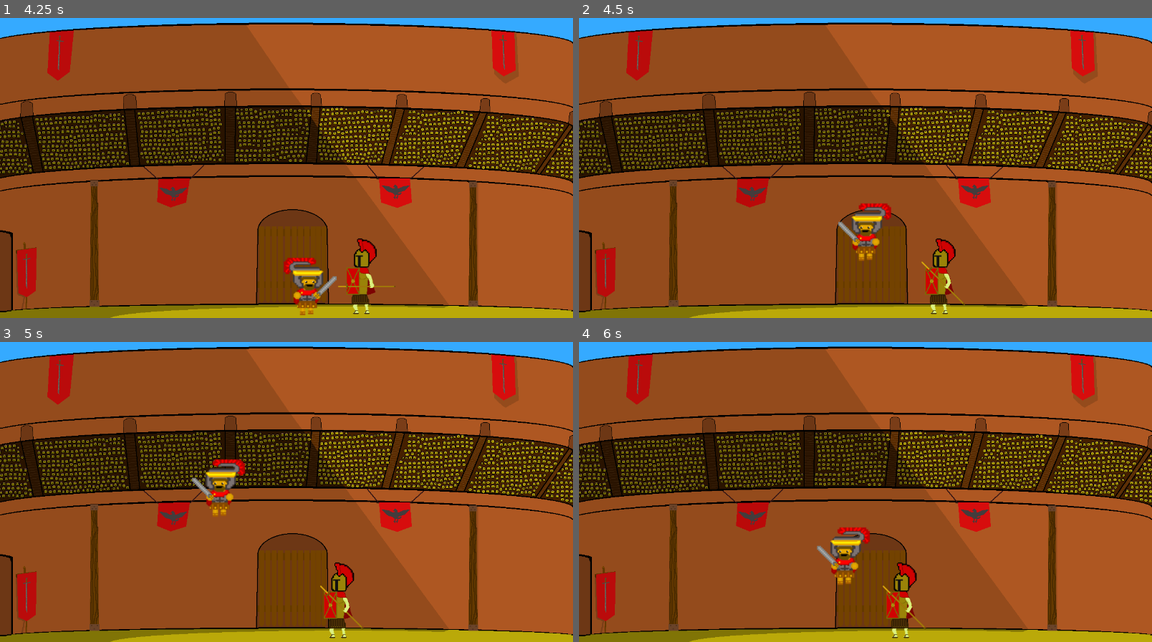
Above: before the commit, frames 1-4 (two rows, left to right).
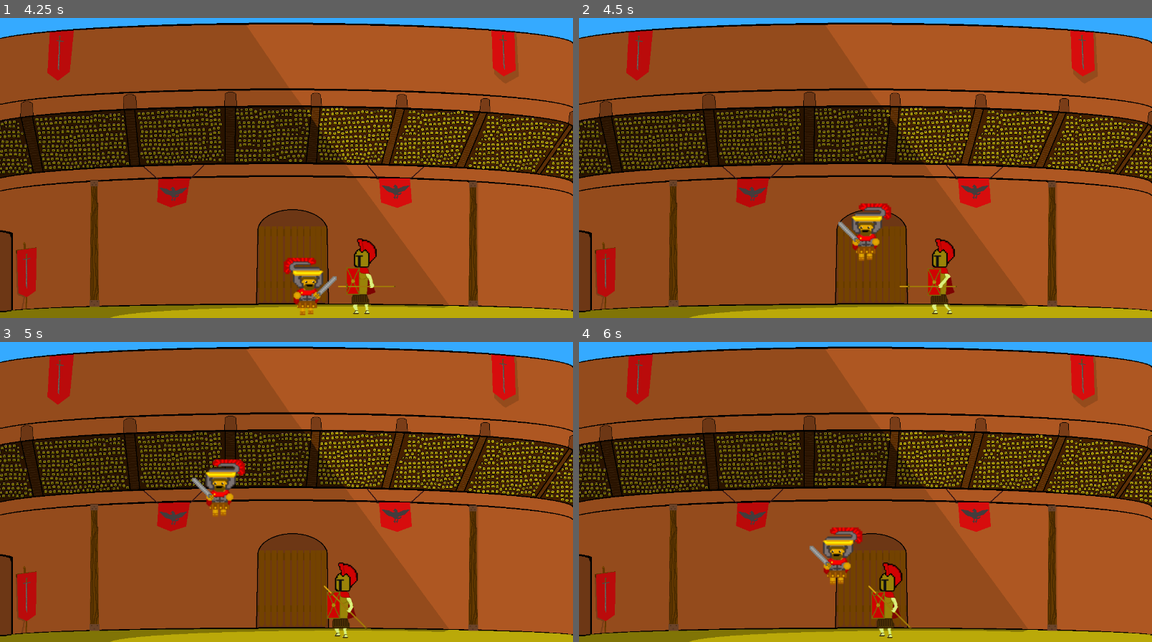
Above: after the commit, the same moments.

Repository: Dorvid/TDDD23_Project
Game: Godot game, scene res://Arena.tscn
Same seed, same stepped clock (60 frames per second), same inputs: the game is played once before the commit and once after it. The project has no main scene, so this scene is started directly. Sound files missing from this copy of the repository are replaced by a short silence.
Inputs:
- Up to frame 1 (4.25 s): hold Right (ui_right) 0.53-2.03 s; tap Space (ui_jump) at 0.6, 0.77, 1.07, 1.35, 1.52, 1.82, 2.1, 2.85, 3.02, 3.32, 3.6, 3.77, 4.07 s; hold Left (ui_left) 2.03-2.78 s; hold Right (ui_right) from 2.78 s (still down)
- Up to frame 2 (4.5 s): release Right (ui_right) at 4.28 s; hold Left (ui_left) from 4.28 s (still down); tap Space (ui_jump) at 4.35 s
- Up to frame 3 (5 s): keep holding Left (ui_left); tap Space (ui_jump) at 4.52, 4.82 s
- Up to frame 4 (6 s): release Left (ui_left) at 5.03 s; hold Right (ui_right) 5.03-5.78 s; tap Space (ui_jump) at 5.1, 5.85 s; hold Left (ui_left) from 5.78 s (still down)

Frame 1 is identical in both runs. In frame 2, 0.5% of the frame differs, in the area x 56-68%, y 73-99%; in frame 3, 0.8%; in frame 4, 2.3%, in the area x 40-61%, y 61-99%.
Error before the commit: Attempt to call function 'start' in base 'null instance' on a null instance. (res://Golden)

Commit message:
Added more logic to first boss and fixed it from getting stuck in attack animation

Diff:
--- a/TDDD23 Project/Golden Warrior.gd
+++ b/TDDD23 Project/Golden Warrior.gd
@@ -8,35 +8,30 @@
 export (int) var SPEED
 export (int) var HEALTH
 var is_attacking = false
+var attack_on_cooldown = false
 var moving_left = true
 
 onready var ray_wall = $RayWall
 onready var ray_char = $RayChar
-
+onready var ray_behind = $RayBehind
 # Called when the node enters the scene tree for the first time.
 func _ready():
 	pass # Replace with function body.
 
 func _physics_process(_delta):
-	#Start Attacking
-	if ray_char.is_colliding():
-		$AnimatedSprite.play("attack")
-		$AttackCollision/SwingTimer.start(0)
-		is_attacking = true
-	elif ray_wall.is_colliding():
-		if moving_left == true:
-			moving_left = false
-			$AnimatedSprite.set_flip_h(true)
-			$AttackCollision.scale = Vector2(-1,1)
-			$RayWall.scale = Vector2(-1,1)
-			$RayChar.scale = Vector2(-1,1)
-		else:
-			moving_left = true
-			$AnimatedSprite.set_flip_h(false)
-			$AttackCollision.scale = Vector2(1,1)
-			$RayWall.scale = Vector2(1,1)
-			$RayChar.scale = Vector2(1,1)
+	#Check if attacking then check raycasts
+	if is_attacking == false:
+		if ray_char.is_colliding() && attack_on_cooldown == false:
+			$AnimatedSprite.play("attack")
+			$AttackCollision/start.disabled = false
+			$SwingTimer.start()
+			is_attacking = true
+		elif ray_wall.is_colliding():
+			swap_sides()
+		elif ray_behind.is_colliding():
+			$TurnTimer.start()
 
+	#Check if still not attacking then move (or not if attacking)
 	if is_attacking == false:
 		if moving_left == true:
 			velocity.x = -SPEED
@@ -46,18 +41,42 @@
 			$AnimatedSprite.play("walk")
 	else:
 		velocity.x = 0
+
 	move_and_slide(velocity,Vector2.UP)
 
-func _on_SwingTimer_timeout():
-	$AttackCollision/start.disabled = false
-	$SwingTimer2.start(0)
+#Turns the boss around
+func swap_sides():
+	if moving_left == true:
+		moving_left = false
+		$AnimatedSprite.set_flip_h(true)
+		$AttackCollision.scale = Vector2(-1,1)
+		$RayWall.scale = Vector2(-1,1)
+		$RayChar.scale = Vector2(-1,1)
+		$RayBehind.scale = Vector2(-1,1)
+	else:
+		moving_left = true
+		$AnimatedSprite.set_flip_h(false)
+		$AttackCollision.scale = Vector2(1,1)
+		$RayWall.scale = Vector2(1,1)
+		$RayChar.scale = Vector2(1,1)
+		$RayBehind.scale = Vector2(1,1)
 
 
-func _on_SwingTimer2_timeout():
+func _on_SwingTimer_timeout():
 	$AttackCollision/start.disabled = true
 	$AttackCollision/end.disabled = false
-	$SwingTimer3.start(0)
 
-func _on_SwingTimer3_timeout():
-	$AttackCollision/end.disabled = true
-	is_attacking = false
+func _on_AnimatedSprite_animation_finished():
+	if $AnimatedSprite.animation == "attack":
+		attack_on_cooldown = true
+		$AttackCollision/end.disabled = true
+		is_attacking = false
+		$AttackCooldownTimer.start()
+		$AnimatedSprite.play("idle")
+
+
+func _on_AttackCooldownTimer_timeout():
+	attack_on_cooldown = false
+
+func _on_TurnTimer_timeout():
+	swap_sides()
--- a/TDDD23 Project/Golden Warrior.tscn
+++ b/TDDD23 Project/Golden Warrior.tscn
@@ -97,8 +97,8 @@
 extents = Vector2( 66.3985, 10 )
 
 [node name="Golden Warrior" type="KinematicBody2D"]
-collision_layer = 5
-collision_mask = 5
+collision_layer = 4
+collision_mask = 3
 script = ExtResource( 2 )
 SPEED = 100
 
@@ -111,7 +111,7 @@
 shape = SubResource( 15 )
 
 [node name="AttackCollision" type="Area2D" parent="."]
-collision_layer = 2
+collision_layer = 4
 collision_mask = 2
 
 [node name="end" type="CollisionShape2D" parent="AttackCollision"]
@@ -125,13 +125,16 @@
 disabled = true
 
 [node name="SwingTimer" type="Timer" parent="."]
-wait_time = 0.1
+wait_time = 0.3
+one_shot = true
 
-[node name="SwingTimer2" type="Timer" parent="."]
-wait_time = 0.2
+[node name="AttackCooldownTimer" type="Timer" parent="."]
+wait_time = 2.0
+one_shot = true
 
-[node name="SwingTimer3" type="Timer" parent="."]
-wait_time = 0.2
+[node name="TurnTimer" type="Timer" parent="."]
+wait_time = 0.5
+one_shot = true
 
 [node name="RayWall" type="RayCast2D" parent="."]
 position = Vector2( 0, 25 )
@@ -143,6 +146,12 @@
 cast_to = Vector2( -150, 0 )
 collision_mask = 2
 
+[node name="RayBehind" type="RayCast2D" parent="."]
+enabled = true
+cast_to = Vector2( 75, 0 )
+collision_mask = 2
+
+[connection signal="animation_finished" from="AnimatedSprite" to="." method="_on_AnimatedSprite_animation_finished"]
 [connection signal="timeout" from="SwingTimer" to="." method="_on_SwingTimer_timeout"]
-[connection signal="timeout" from="SwingTimer2" to="." method="_on_SwingTimer2_timeout"]
-[connection signal="timeout" from="SwingTimer3" to="." method="_on_SwingTimer3_timeout"]
+[connection signal="timeout" from="AttackCooldownTimer" to="." method="_on_AttackCooldownTimer_timeout"]
+[connection signal="timeout" from="TurnTimer" to="." method="_on_TurnTimer_timeout"]
--- a/TDDD23 Project/player.gd
+++ b/TDDD23 Project/player.gd
@@ -26,7 +26,7 @@
 
 func _physics_process(_delta):
 	#Move Character left or right and change animation
-	if Input.is_action_pressed("ui_right") && (!is_on_floor() or is_attacking == false):
+	if Input.is_action_pressed("ui_right") && (!is_on_floor() || is_attacking == false):
 		#Set Speed
 		velocity.x = SPEED
 		# For logic concerning which side player is looking at in this case right
@@ -75,7 +75,7 @@
 	velocity.y = velocity.y + GRAVITY
 
 	#Jump if on a floor
-	if Input.is_action_just_pressed("ui_jump") and is_on_floor():
+	if Input.is_action_just_pressed("ui_jump") && is_on_floor():
 		velocity.y = -JUMPFORCE
 
 	#Detect Collision and move character,
